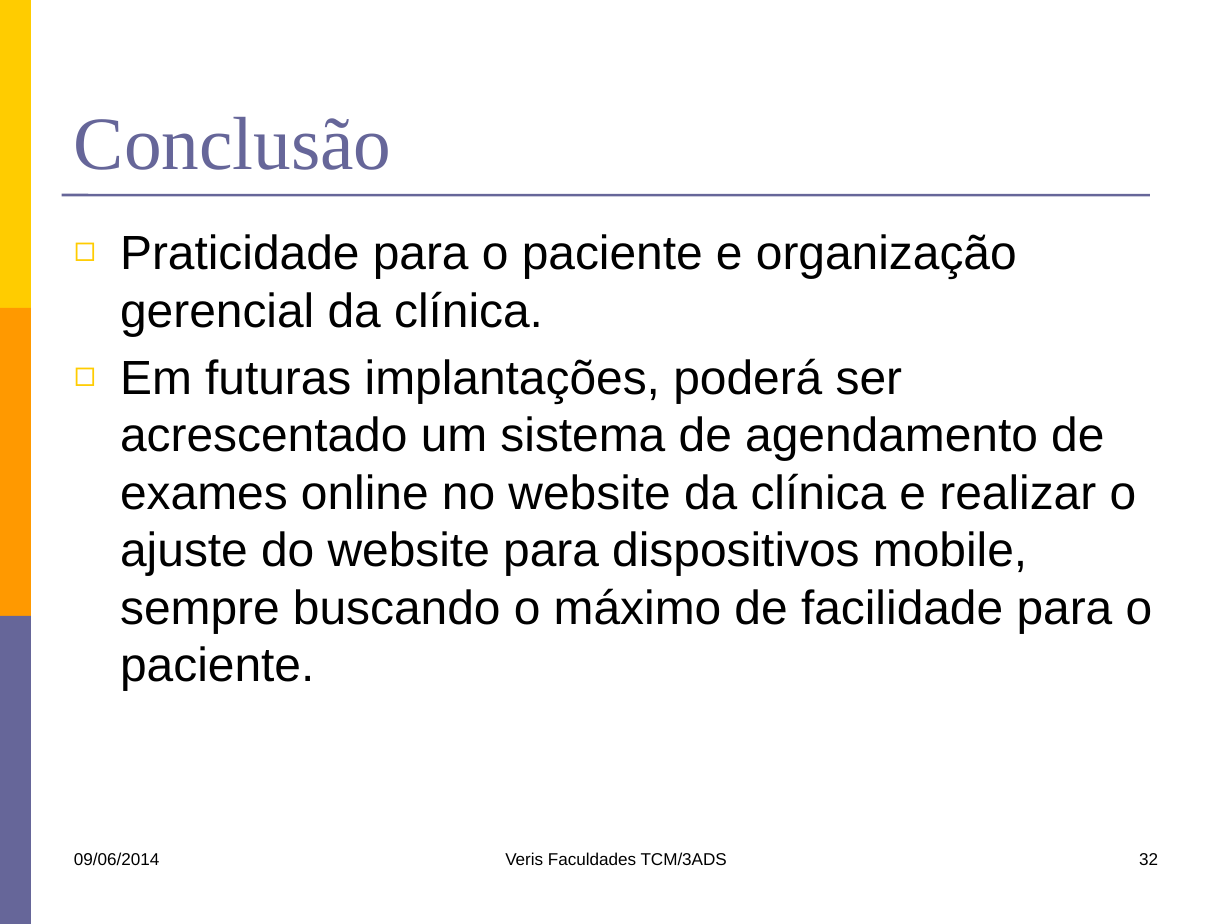
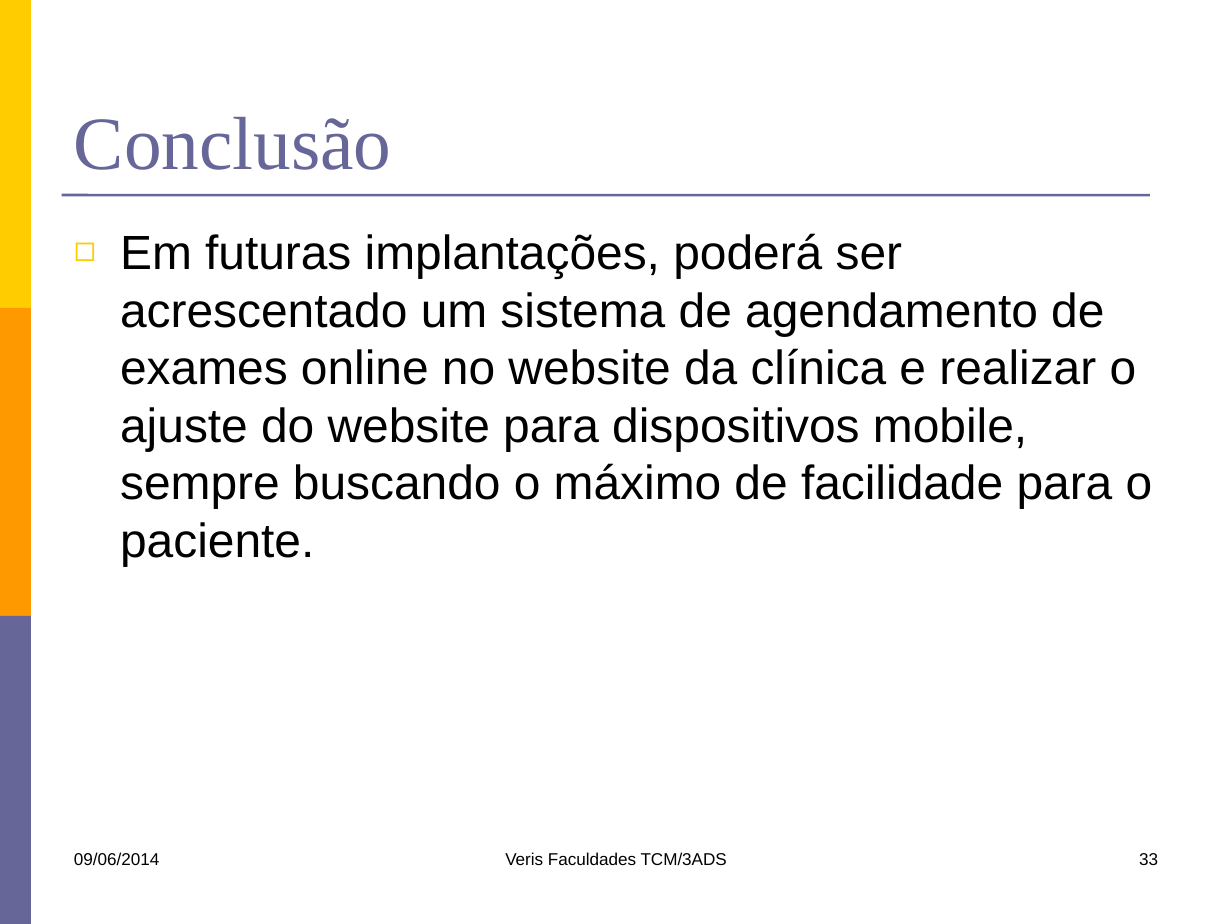
Before and after one commit to kokmz/TCCHUE, a slide deck: slide 33 of documentacao/G4_Apresentacao1sem2014.pptx (slide 32 before the commit). Drawn at 1232x924 pixels with LibreOffice and Linux fonts; fonts in the diff are those of the drawing. Boxes give left, top, right and bottom in pixels: in the first picture for what was removed or moved away, otherwise in the second. Text is boxed around its words. In the diff, an @@ line names an element or a change of style, - is before the commit and + after.

Commit message:
-Atualização do slide de apresentação(Conclusão)

```diff
--- a/documentacao/G4_Apresentacao1sem2014.pptx
+++ b/documentacao/G4_Apresentacao1sem2014.pptx
@@ text at <box>120,234,1017,336</box>: paragraph removed @@
-◻ Praticidade para o paciente e organização gerencial da clínica.
@@ page number at <box>1139,853,1158,865</box>: text changed @@
-32
+33
```
Also in this commit, not shown: 1 slide added.
